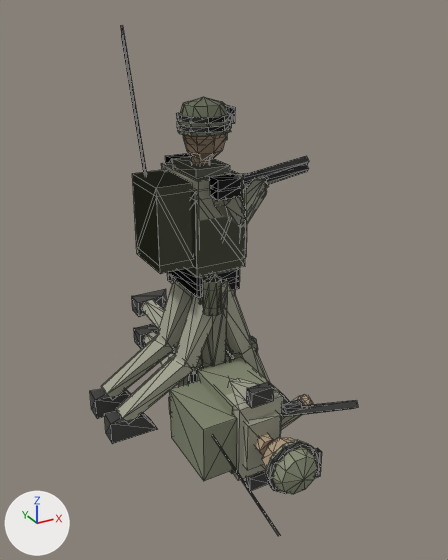
One commit to the glTF model art/models/inf.glb: the scene before it, then after it.
Camera for both pictures: a camera (50 mm lens) standing at (-1.35, -2.69, 2.22) and looking at (0.01, -0.22, 0.99). The axes (+X, +Y, +Z) are drawn at lower left. The lights are the same throughout. The older version comes first. Mesh edges are drawn as thin lines. Vertices at exactly the same position are counted once.

Names of what the first picture shows: 'dead', 'hull', 'pose1', 'pose2', 'pose3'.
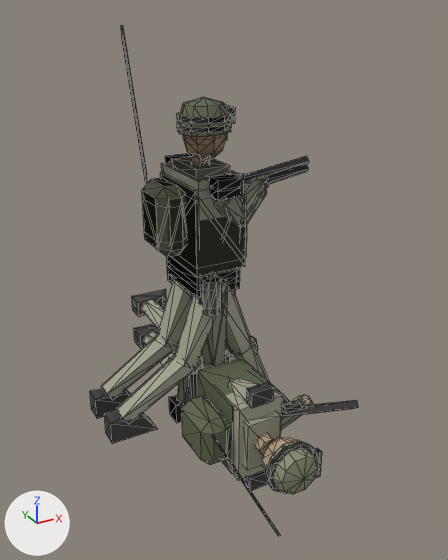
Pixel boxes (x1, y1, x2, y2) of what changed, in the pictures (448 x 560 px):
'pose3', reshaped
    before: (104, 108, 241, 444)
    after: (104, 25, 309, 444)
'pose1', reshaped
    before: (90, 25, 309, 419)
    after: (90, 108, 289, 419)
'pose2', reshaped (not visible afterwards)
    before: (121, 35, 309, 409)
'pose0', reshaped (not visible before)
    after: (121, 35, 309, 423)
'hull', reshaped
    before: (157, 107, 246, 361)
    after: (142, 107, 248, 361)
part 1 of me_hull, rebuilt
    before: (157, 170, 191, 188)
    after: (142, 179, 183, 241)
part 2 of me_hull, recoloured
    before: (192, 185, 246, 361)
    after: (192, 194, 231, 361)
part 3 of me_dead, rebuilt (29% narrower, 30% shorter)
    before: (169, 381, 237, 481)
    after: (181, 395, 229, 465)
part 4 of me_dead, recoloured (darker)
    both: (196, 355, 280, 474)
part 5 of me_pose0, rebuilt (not visible before)
    after: (144, 203, 187, 257)
part 6 of me_pose0, recoloured
    after: (167, 195, 247, 316)
part 7 of me_pose1, rebuilt
    before: (132, 174, 193, 266)
    after: (143, 185, 186, 243)
part 8 of me_pose1, recoloured
    before: (172, 184, 258, 354)
    after: (160, 174, 258, 354)
part 9 of me_pose2, rebuilt (not visible afterwards)
    before: (133, 184, 192, 274)
part 10 of me_pose2, recoloured
    before: (167, 193, 247, 316)
part 11 of me_pose3, rebuilt
    before: (134, 170, 165, 188)
    after: (142, 178, 185, 241)
part 12 of me_pose3, recoloured
    before: (190, 190, 221, 375)
    after: (160, 173, 246, 375)

The change, as a diff of the scene's bpy script:
```diff
--- a/art/models/inf.glb.py
+++ b/art/models/inf.glb.py
@@ mat_kit @@
+mat_kit = bpy.data.materials.new('kit')
+# nodes: BsdfPrincipled, Mix, OutputMaterial, VertexColor
+# colours: greyish green #6c7359, mixed with the vertex colours
@@ me_hull @@
-me_hull.from_pydata(...)  # 503 vertices, 862 faces; spans x -0.33..0.62, y -0.29..0.29, z 0.0..2.15
+me_hull.from_pydata(...)  # 519 vertices, 894 faces; spans x -0.33..0.62, y -0.29..0.29, z 0.0..2.15
+# me_hull part 1: the loose piece of 8 vertices spanning x -0.3..-0.12, y -0.15..0.15, z 1.1..1.48 is rebuilt with 24 vertices and now spans x -0.28..-0.12, y -0.13..0.13, z 1.15..1.46, in mat_kit
+# me_hull part 2: 200 faces spanning x -0.13..0.18, y -0.25..0.23, z 0.41..1.45 switch from mat_olive to mat_kit
 me_hull.materials.append(mat_body)
@@ me_dead @@
-me_dead.from_pydata(...)  # 503 vertices, 862 faces; spans x -0.33..0.62, y -1.25..0.9, z 0.0..0.58
+me_dead.from_pydata(...)  # 519 vertices, 894 faces; spans x -0.33..0.62, y -1.25..0.9, z 0.0..0.58
+# me_dead part 3: the loose piece of 8 vertices spanning x -0.3..-0.12, y -0.58..-0.2, z 0.14..0.44 is rebuilt with 24 vertices and now spans x -0.28..-0.12, y -0.56..-0.25, z 0.16..0.42, in mat_kit
+# me_dead part 4: 200 faces spanning x -0.13..0.18, y -0.55..0.49, z 0.04..0.52 switch from mat_olive to mat_kit
 me_dead.materials.append(mat_body)
@@ me_pose0 @@
-me_pose0.from_pydata(...)  # 515 vertices, 866 faces; spans x -0.33..0.62, y -0.29..0.29, z 0.0..2.11
+me_pose0.from_pydata(...)  # 531 vertices, 898 faces; spans x -0.33..0.62, y -0.29..0.29, z 0.0..2.11
+# me_pose0 part 5: the loose piece of 8 vertices spanning x -0.3..-0.12, y -0.15..0.15, z 1.06..1.44 is rebuilt with 24 vertices and now spans x -0.28..-0.12, y -0.13..0.13, z 1.11..1.42, in mat_kit
+# me_pose0 part 6: 200 faces spanning x -0.13..0.18, y -0.25..0.23, z 0.37..1.41 switch from mat_olive to mat_kit
 me_pose0.materials.append(mat_body)
@@ me_pose1 @@
-me_pose1.from_pydata(...)  # 515 vertices, 866 faces; spans x -0.61..0.62, y -0.29..0.29, z 0.04..2.15
+me_pose1.from_pydata(...)  # 531 vertices, 898 faces; spans x -0.61..0.62, y -0.29..0.29, z 0.04..2.15
+# me_pose1 part 7: the loose piece of 8 vertices spanning x -0.3..-0.12, y -0.15..0.15, z 1.1..1.48 is rebuilt with 24 vertices and now spans x -0.28..-0.12, y -0.13..0.13, z 1.15..1.46, in mat_kit
+# me_pose1 part 8: 200 faces spanning x -0.18..0.28, y -0.25..0.23, z 0.44..1.45 switch from mat_olive to mat_kit
 me_pose1.materials.append(mat_body)
@@ me_pose2 @@
-me_pose2.from_pydata(...)  # 515 vertices, 866 faces; spans x -0.33..0.62, y -0.29..0.29, z 0.0..2.11
+me_pose2.from_pydata(...)  # 531 vertices, 898 faces; spans x -0.33..0.62, y -0.29..0.29, z 0.0..2.11
+# me_pose2 part 9: the loose piece of 8 vertices spanning x -0.3..-0.12, y -0.15..0.15, z 1.06..1.44 is rebuilt with 24 vertices and now spans x -0.28..-0.12, y -0.13..0.13, z 1.11..1.42, in mat_kit
+# me_pose2 part 10: 200 faces spanning x -0.13..0.18, y -0.25..0.23, z 0.37..1.41 switch from mat_olive to mat_kit
 me_pose2.materials.append(mat_body)
@@ me_pose3 @@
-me_pose3.from_pydata(...)  # 515 vertices, 866 faces; spans x -0.61..0.62, y -0.29..0.29, z 0.04..2.15
+me_pose3.from_pydata(...)  # 531 vertices, 898 faces; spans x -0.61..0.62, y -0.29..0.29, z 0.04..2.15
+# me_pose3 part 11: the loose piece of 8 vertices spanning x -0.3..-0.12, y -0.15..0.15, z 1.1..1.48 is rebuilt with 24 vertices and now spans x -0.28..-0.12, y -0.13..0.13, z 1.15..1.46, in mat_kit
+# me_pose3 part 12: 200 faces spanning x -0.18..0.28, y -0.25..0.23, z 0.44..1.45 switch from mat_olive to mat_kit
 me_pose3.materials.append(mat_body)
```
